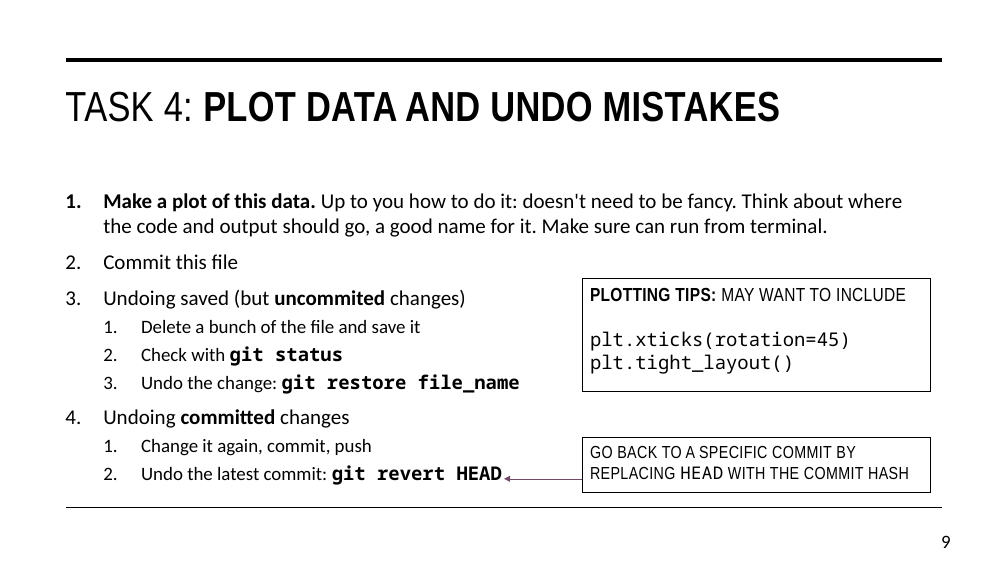
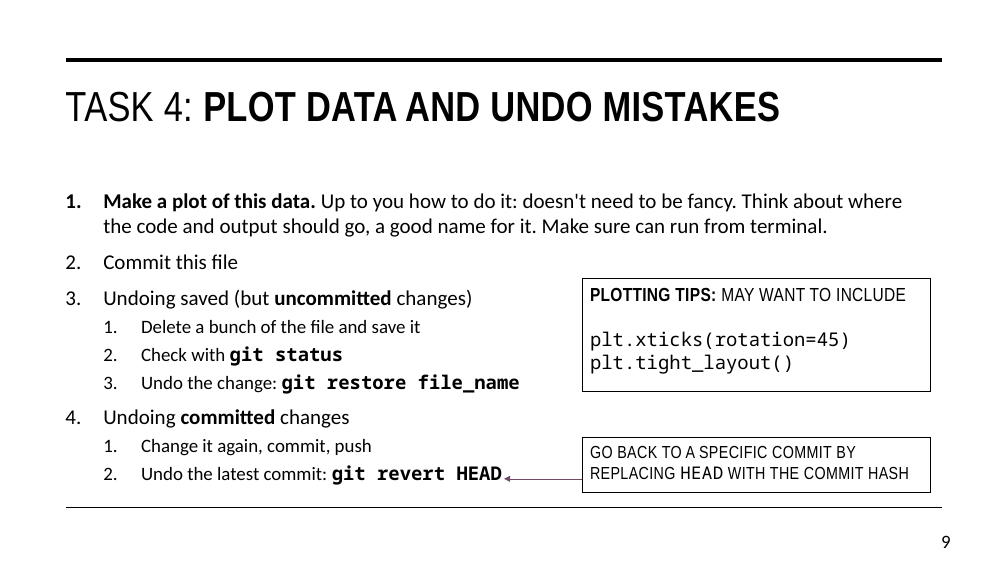
Before and after one commit to daniel-wrench/snap-research-template, a slide deck: slide 9 of doc/workshop_slides.pptx. Drawn at 1008x567 pixels with LibreOffice and Linux fonts; fonts in the diff are those of the drawing. Boxes give left, top, right and bottom in pixels: in the first picture for what was removed or moved away, otherwise in the second. Text is boxed around its words. In the diff, an @@ line names an element or a change of style, - is before the commit and + after.

```diff
--- a/doc/workshop_slides.pptx
+++ b/doc/workshop_slides.pptx
@@ text at (x1=103, y1=290, x2=473, y2=309): text changed @@
-3. Undoing saved (but uncommited changes)
+3. Undoing saved (but uncommitted changes)
```
Also in this commit, not shown: 5 other slides changed, 1 other file.
